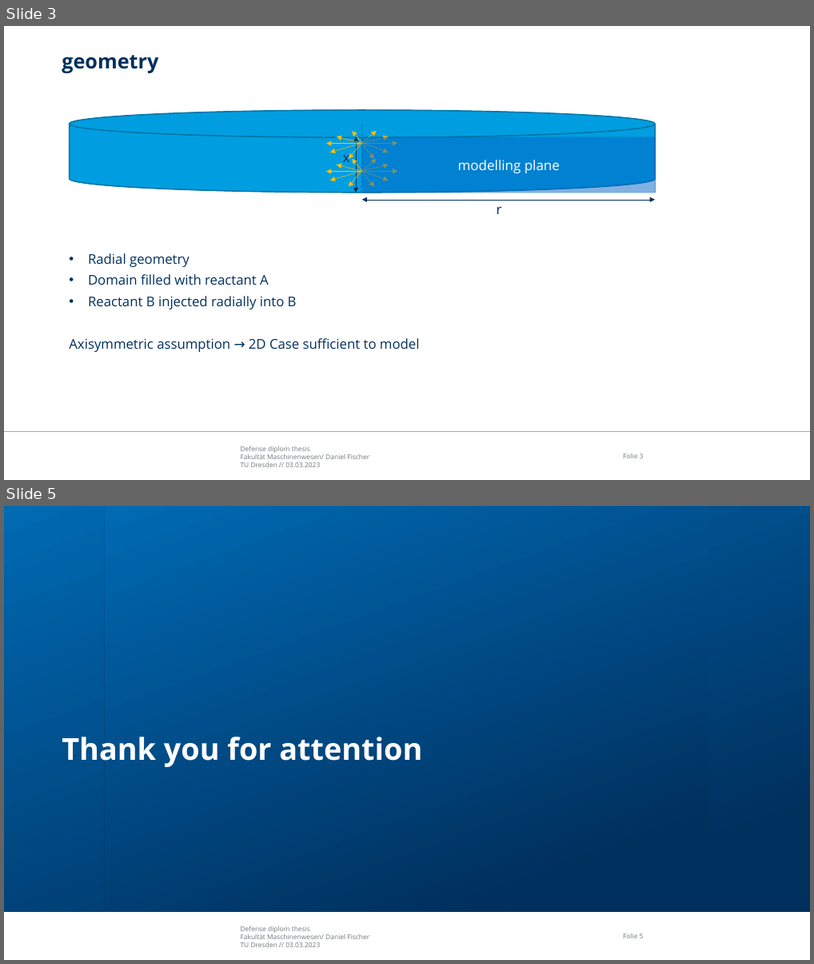
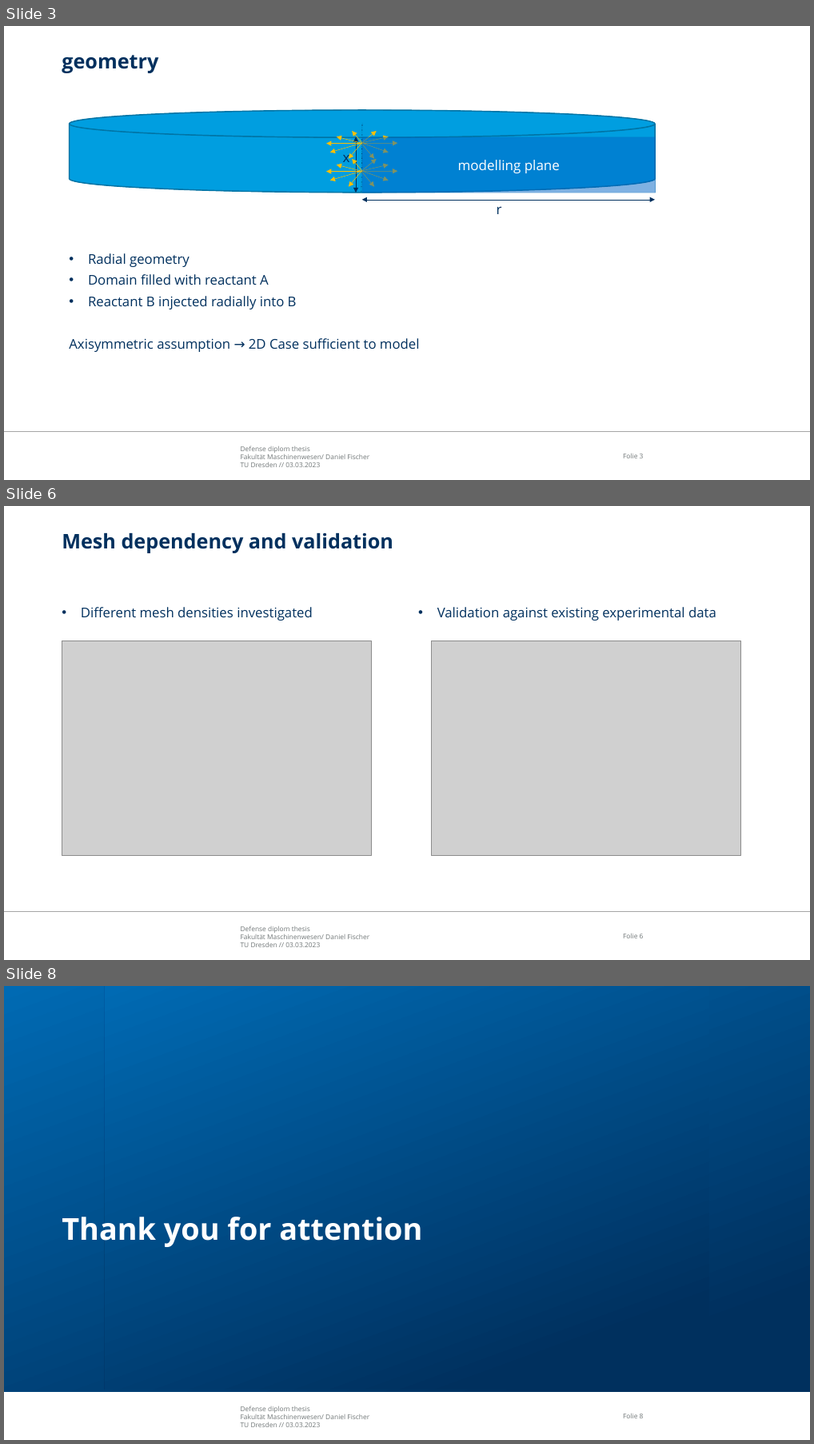
Before and after one commit to fischer-sw/thesis-diplom-daniel, a slide deck: Presentationen/Defense_presentation.pptx. Shown one above the other, each under a label of ours: slides 3 and 5 before the commit, slides 3, 6 and 8 after it; the slides between them are not shown. The pictures are 814x964 and 814x1444 pixels, drawn with LibreOffice and Linux fonts; fonts in the diff are those of the drawing; grey boxes stand for pictures; background and template pictures are left out. Boxes give left, top, right and bottom in pixels: in the first picture for what was removed or moved away, otherwise in the second. Text is boxed around its words. In the diff, an @@ line names an element or a change of style, - is before the commit and + after.

```diff
--- a/Presentationen/Defense_presentation.pptx
+++ b/Presentationen/Defense_presentation.pptx
@@ slide 6 added at bbox=[4, 506, 810, 960], background #FFFFFF; not listed: 3 template elements that a slide beside it also shows @@
@@ title added at bbox=[62, 533, 394, 553], 24 pt, text #00305E, bold @@
+Mesh dependency and validation
@@ text added at bbox=[81, 607, 312, 620], 16 pt, text #00305E @@
+• Different mesh densities investigated
@@ text added at bbox=[438, 607, 717, 620], 16 pt, text #00305E @@
+• Validation against existing experimental data
@@ picture added at bbox=[62, 641, 372, 855] @@
@@ picture added at bbox=[432, 641, 742, 855] @@
@@ what was slide 5 is now slide 8 @@
```
Also in this commit, not shown: 2 other slides added, 2 other files.
